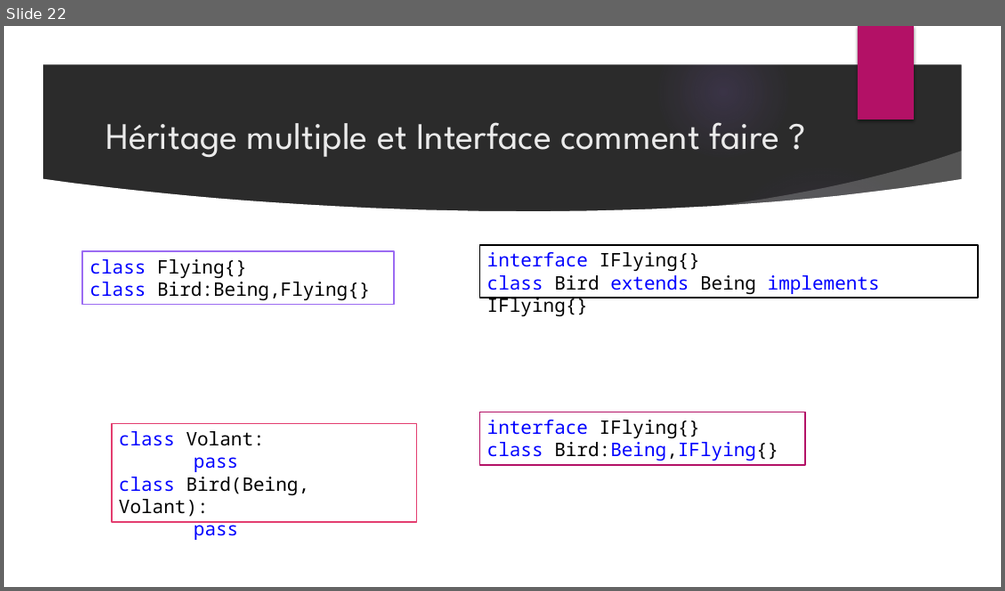
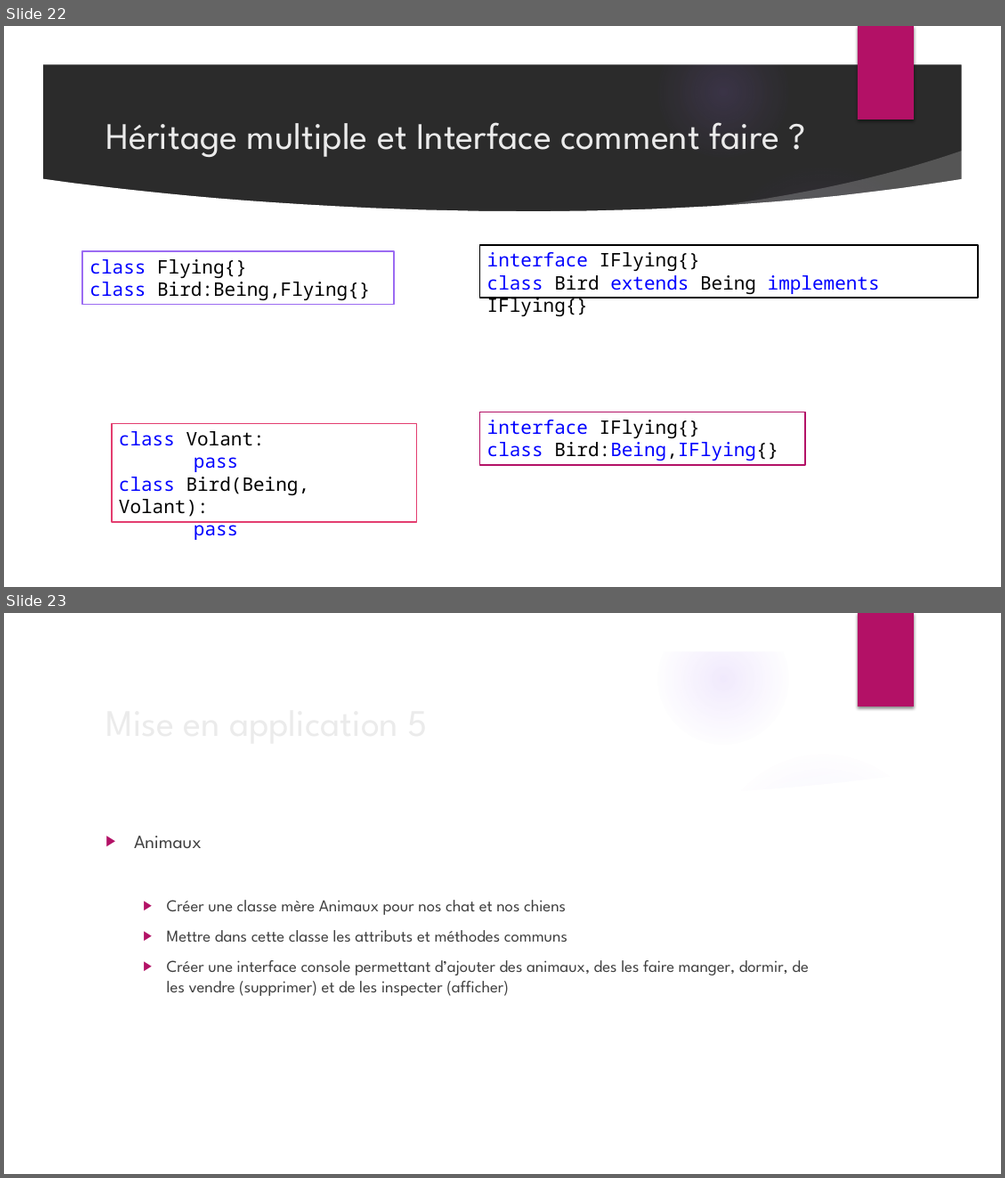
Before and after one commit to bjaout/CoursPOO, a slide deck: Cours de POO.pptx. Shown one above the other, each under a label of ours: slide 22 before the commit, slides 22 and 23 after it. The pictures are 1005x591 and 1005x1178 pixels, drawn with LibreOffice and Linux fonts; fonts in the diff are those of the drawing; background and template pictures are left out; a plain dark background stands for a picture behind light text. Boxes give left, top, right and bottom in pixels: in the first picture for what was removed or moved away, otherwise in the second. Text is boxed around its words. In the diff, an @@ line names an element or a change of style, - is before the commit and + after.

```diff
--- a/Cours de POO.pptx
+++ b/Cours de POO.pptx
@@ slide 23 added at (4, 613, 1001, 1174), background picture (left out); not listed: 9 template elements that a slide beside it also shows @@
@@ title added at (98, 692, 815, 750), 36 pt, text #EBEBEB @@
+Mise en application 5
@@ text added at (134, 835, 809, 996), 16 pt, text #404040 @@
+▶ Animaux
+  ▶ Créer une classe mère Animaux pour nos chat et nos chiens
+  ▶ Mettre dans cette classe les attributs et méthodes communs
+  ▶ Créer une interface console permettant d’ajouter des animaux, des les faire manger, dormir, de les vendre (supprimer) et de les inspecter (afficher)
```
Also in this commit, not shown: 1 slide changed, 3 other slides added.
